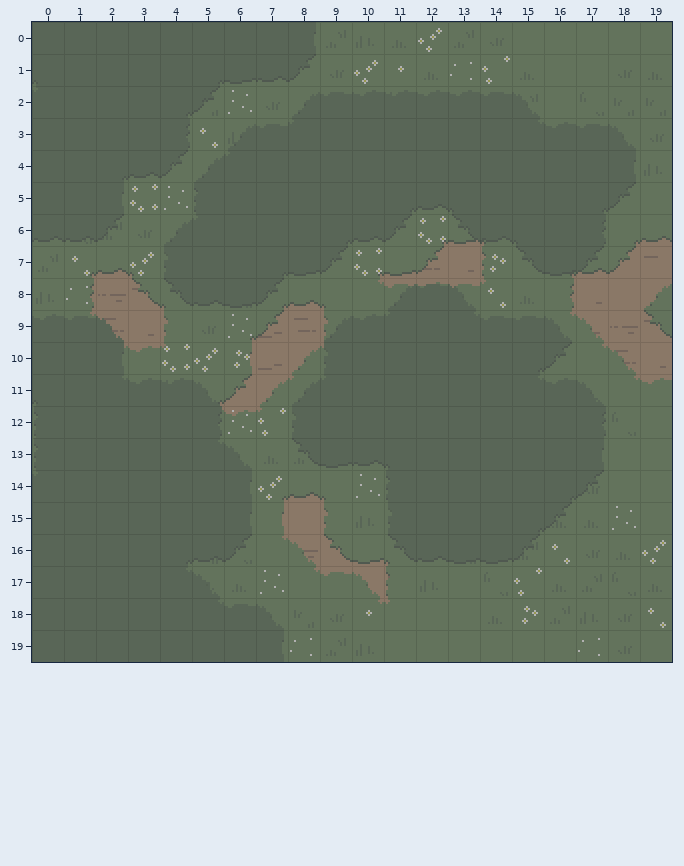
Two versions of a level (Tiled map (JSON), testgame/www/assets/maps/test.json). Above: the version before the commit.
Cells are 16x16 px. Shown: x 0..19, y 0..19.
Now the later version:
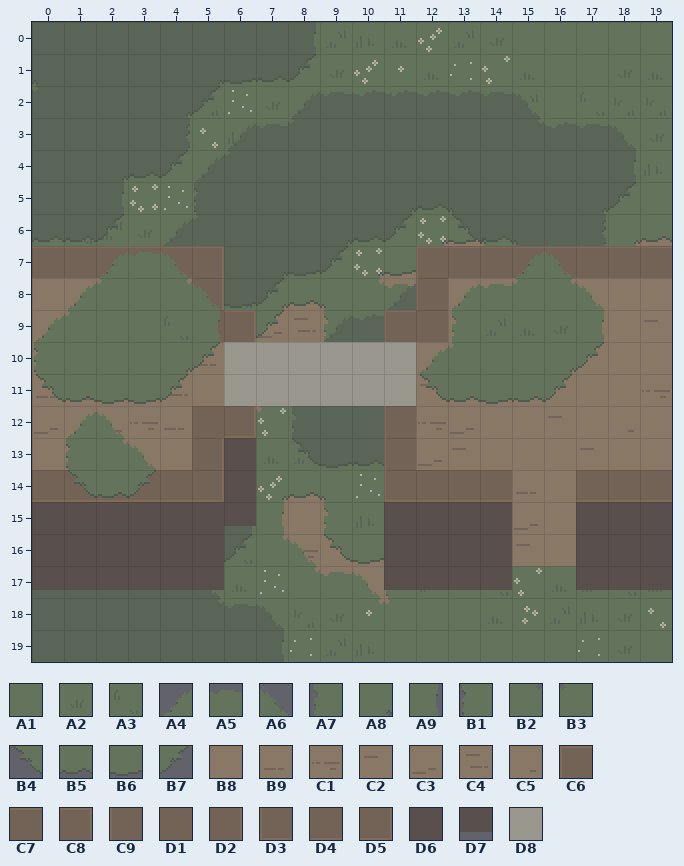
Key: from "tileset-test": A1 0, A2 3, A3 11, A4 16, A5 18, A6 19, A7 24, A8 25, A9 27, B1 32, B2 33, B3 34, B4 40, B5 41, B6 42, B7 43, B8 48, B9 49, C1 50, C2 51, C3 57, C4 58, C5 59, C6 64, C7 65, C8 67, C9 72, D1 73, D2 75, D3 88, D4 89, D5 91, D6 99, D7 115; from "village02": D8 4.
__ is an empty cell.
Tiles of an added or newly shown layer are drawn over the layers below it.
Diff:
Layer "Floor1/Cliffs" (added):
y 13..14: x 6 __ -> D6
y 15: x 0..6 __ __ __ __ __ __ __ -> D6 D6 D6 D6 D6 D6 D7; x 11..14 __ __ __ __ -> D6 D6 D6 D6; x 17..19 __ __ __ -> D6 D6 D6
y 16: x 0..5 __ __ __ __ __ __ -> D6 D6 D6 D6 D6 D6; x 11..14 __ __ __ __ -> D6 D6 D6 D6; x 17..19 __ __ __ -> D6 D6 D6
y 17: x 0..5 __ __ __ __ __ __ -> D7 D7 D7 D7 D7 D7; x 11..14 __ __ __ __ -> D7 D7 D7 D7; x 17..19 __ __ __ -> D7 D7 D7
Layer "Floor2/Ground1" (added):
y 7: x 0..5 __ __ __ __ __ __ -> C7 C7 C7 C7 C7 C8; x 12..19 __ __ __ __ __ __ __ __ -> C6 C7 C7 C7 C7 C7 C7 C7
y 8: x 0..2 __ __ __ -> B8 B8 B8; x 4..5 __ __ -> C5 D2; x 12..17 __ __ __ __ __ __ -> C9 B8 B9 B8 B8 B8; x 19 __ -> B8
y 9: x 0..1 __ __ -> B8 B8; x 6 __ -> C8; x 11..13 __ __ __ -> C6 D1 C4; x 17..19 __ __ __ -> B8 B8 C2
y 10: x 0 __ -> B8; x 4..5 __ __ -> B8 B9; x 12..13 __ __ -> B8 B8; x 16..18 __ __ __ -> B8 C2 B8
y 11: x 0..5 __ __ __ __ __ __ -> B9 C5 B8 B8 C4 B8; x 12..19 __ __ __ __ __ __ __ __ -> C2 B9 B8 B8 B8 B8 B8 C1
y 12: x 0..6 __ __ __ __ __ __ __ -> C3 B8 C5 C1 B9 D1 D5; x 11..19 __ __ __ __ __ __ __ __ __ -> C9 C1 C3 B8 B8 C2 B8 C5 B8
y 13: x 0..5 __ __ __ __ __ __ -> B8 C5 C5 B8 B8 D2; x 11..19 __ __ __ __ __ __ __ __ __ -> C9 C3 C2 B8 B8 B8 C2 B8 B8
y 14: x 0..5 __ __ __ __ __ __ -> D4 D4 D4 D4 D4 D5; x 11..19 __ __ __ __ __ __ __ __ __ -> D3 D4 D4 D4 B9 B8 D4 D4 D4
y 15: x 15..16 __ __ -> C3 B8
y 16: x 15..16 __ __ -> C2 B8
Layer "Floor2/Ground2" (added):
y 7: x 2..4 __ __ __ -> A4 A5 A6; x 15..16 __ __ -> A4 A6
y 8: x 1..5 __ __ __ __ __ -> A4 B3 A1 B2 A6; x 13..17 __ __ __ __ __ -> A4 A5 B3 B2 A6
y 9: x 0..4 __ __ __ __ __ -> A4 B3 A1 A1 A3; x 13 __ -> A7; x 16..17 __ __ -> A2 A9
y 10: x 0 __ -> B1; x 2..5 __ __ __ __ -> A1 A1 A8 B7; x 12..13 __ __ -> A4 B3; x 16..17 __ __ -> A8 B7
y 11: x 0..4 __ __ __ __ __ -> B4 B5 B6 B6 B7; x 12..16 __ __ __ __ __ -> B4 B5 B6 B5 B7
y 12: x 1..2 __ __ -> A4 A6
y 13: x 1..3 __ __ __ -> B1 B2 A6
y 14: x 1..3 __ __ __ -> B4 B5 B7
Layer "Floor2/Ground3" (added):
y 10..11: x 6..11 __ __ __ __ __ __ -> D8 D8 D8 D8 D8 D8
Where, in picture pixels (left, top, right, bottom), the same in both pictures:
added: (32, 246, 672, 590)
